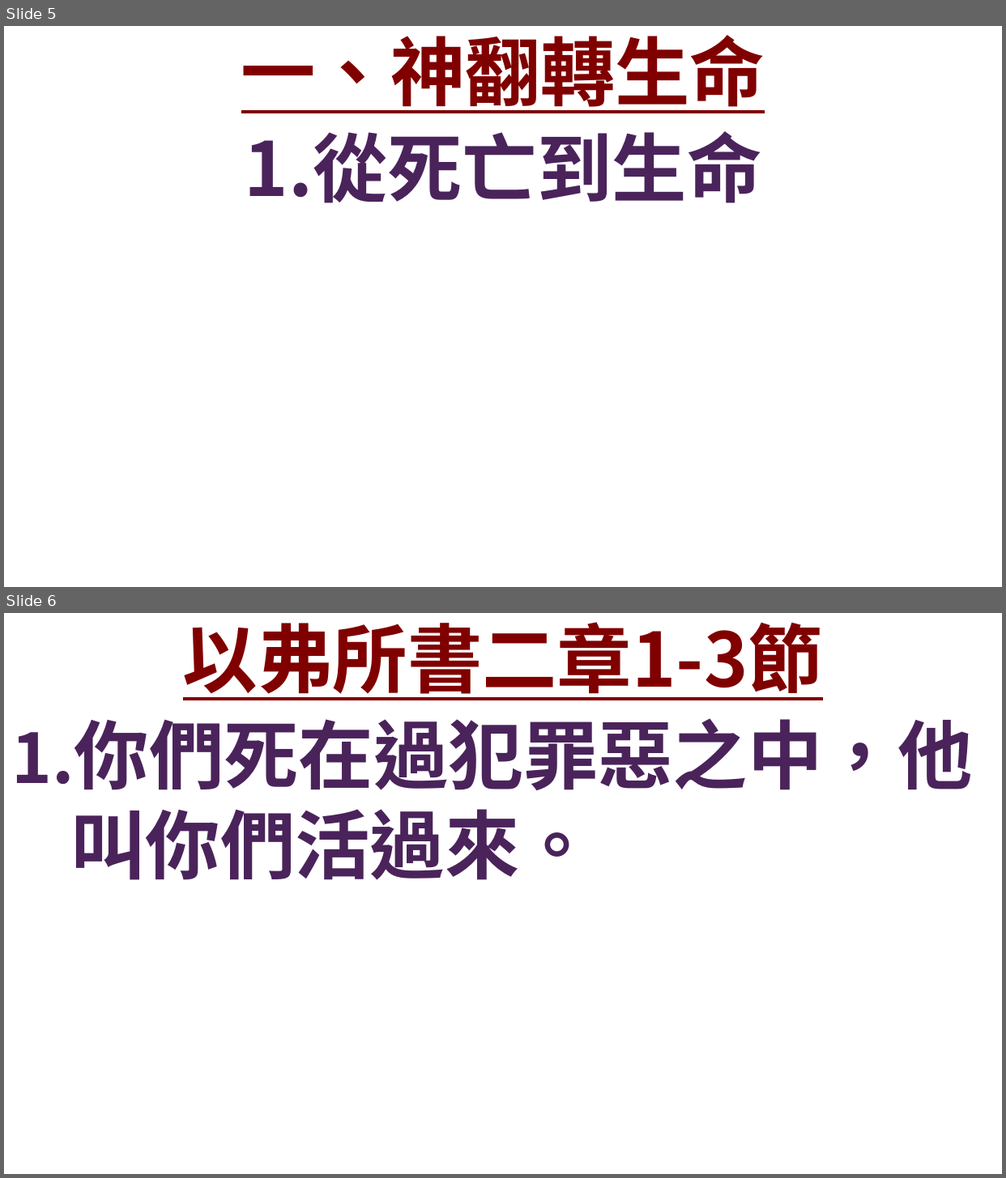
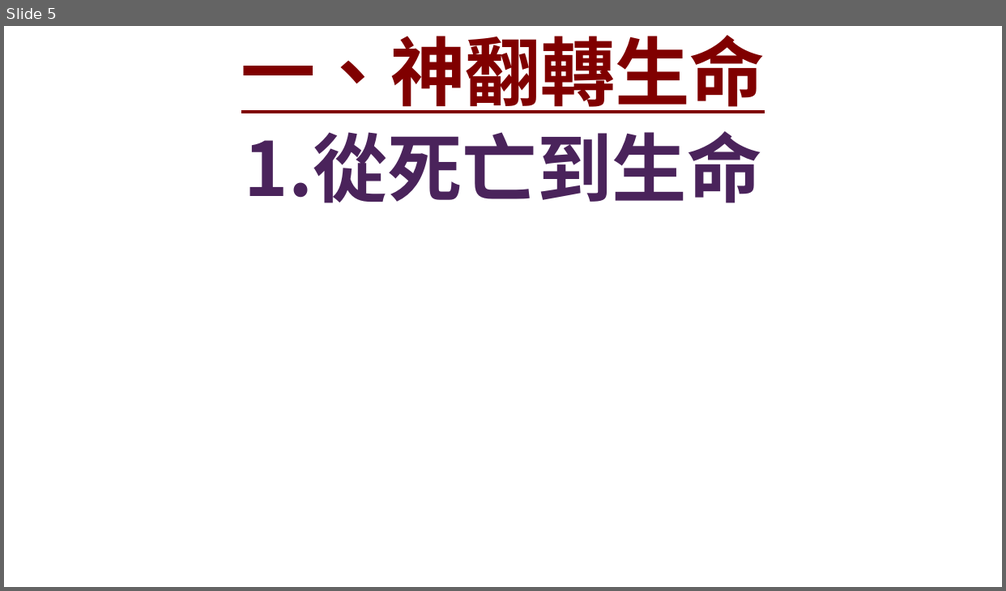
Before and after one commit to Rye-GT500/FaithSlide, a slide deck: faithslide/data/template.pptx. Shown one above the other, each under a label of ours: slides 5 and 6 before the commit, slide 5 after it. The pictures are 1006x1178 and 1006x591 pixels, drawn with LibreOffice and Linux fonts; fonts in the diff are those of the drawing; background and template pictures are left out. Boxes give left, top, right and bottom in pixels: in the first picture for what was removed or moved away, otherwise in the second. Text is boxed around its words. In the diff, an @@ line names an element or a change of style, - is before the commit and + after.

```diff
--- a/faithslide/data/template.pptx
+++ b/faithslide/data/template.pptx
@@ slide 6 removed at box(4, 613, 1002, 1174), background picture (left out) @@
@@ title removed at box(183, 622, 823, 700) @@
-以弗所書二章1-3節
@@ text removed at box(11, 718, 973, 880) @@
-1.你們死在過犯罪惡之中，他叫你們活過來。
```
Also in this commit, not shown: 5 other files.
